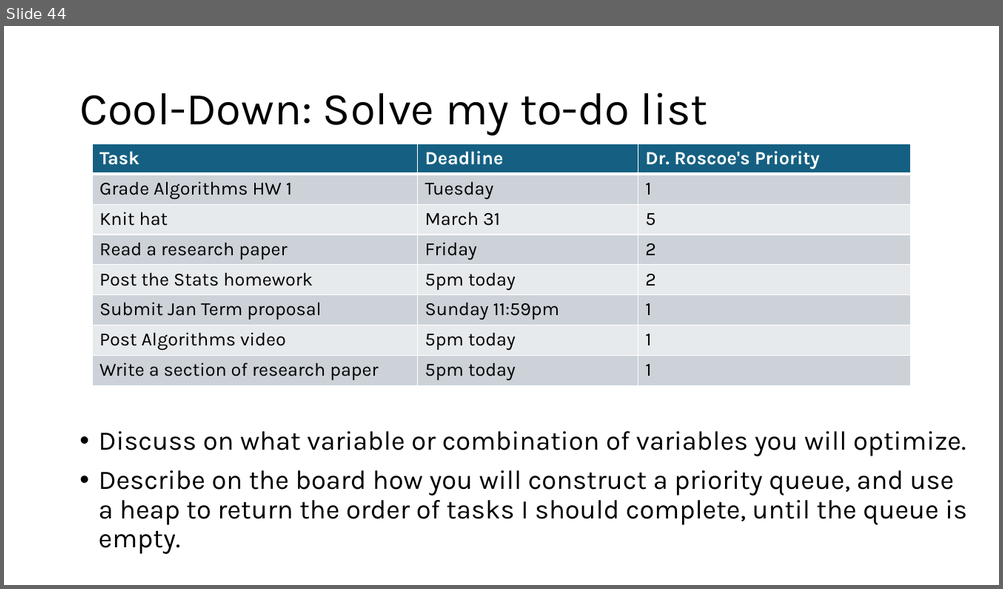
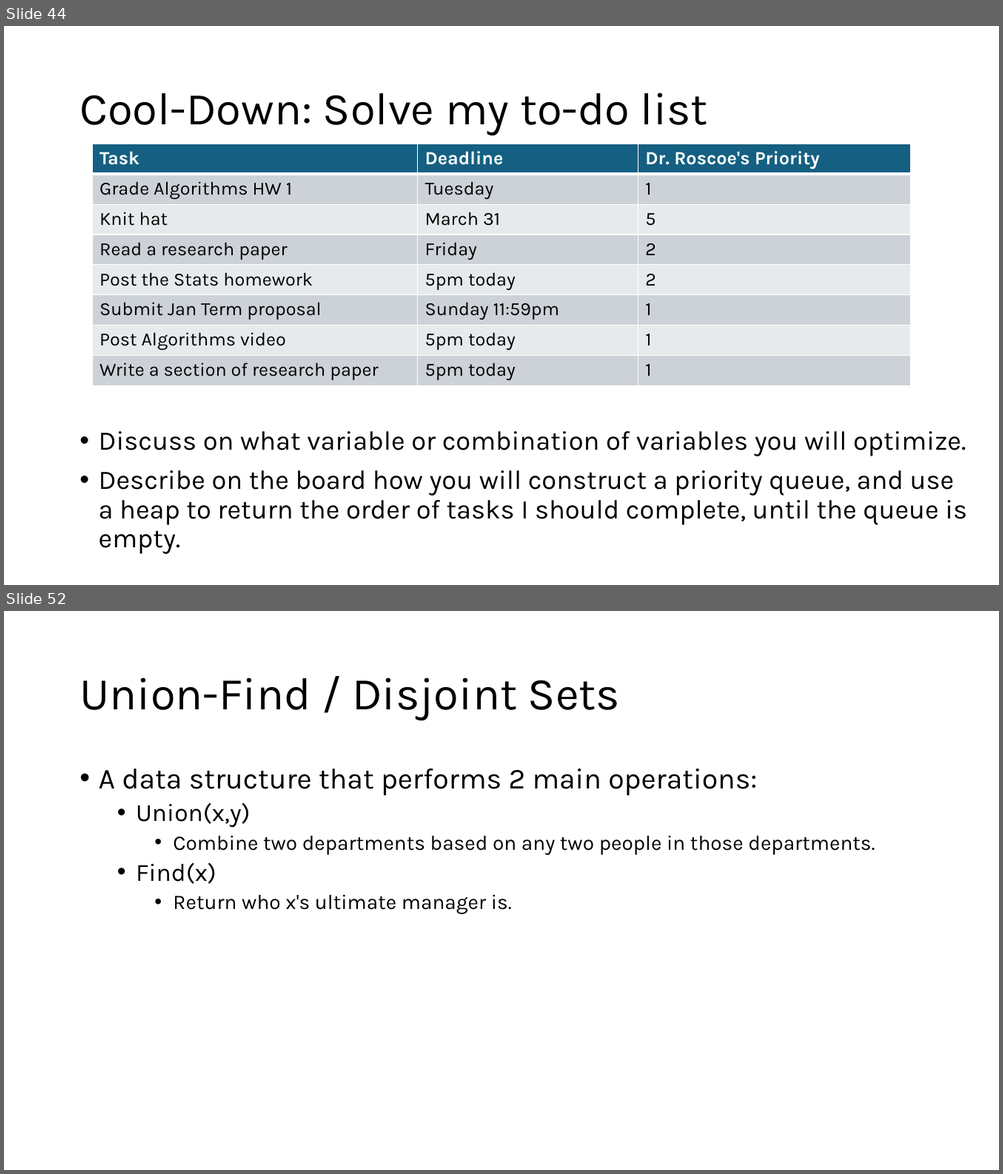
Before and after one commit to SMC-CS-374-Sp26/Unit-2-Data-Structures, a slide deck: 374 DS in detail.pptx. Shown one above the other, each under a label of ours: slide 44 before the commit, slides 44 and 52 after it; the slides between them are not shown. The pictures are 1003x589 and 1003x1174 pixels, drawn with LibreOffice and Linux fonts; fonts in the diff are those of the drawing. Boxes give left, top, right and bottom in pixels: in the first picture for what was removed or moved away, otherwise in the second. Text is boxed around its words. In the diff, an @@ line names an element or a change of style, - is before the commit and + after.

```diff
--- a/374 DS in detail.pptx
+++ b/374 DS in detail.pptx
@@ slide 52 added at (4, 611, 999, 1170), background #FFFFFF @@
@@ title added at (79, 678, 620, 721), 44 pt, text #000000 @@
+Union-Find / Disjoint Sets
@@ text added at (99, 769, 874, 914), 20 pt, text #000000 @@
+• A data structure that performs 2 main operations:
+  • Union(x,y)
+    • Combine two departments based on any two people in those departments.
+  • Find(x)
+    • Return who x's ultimate manager is.
```
Also in this commit, not shown: 21 other slides added.
